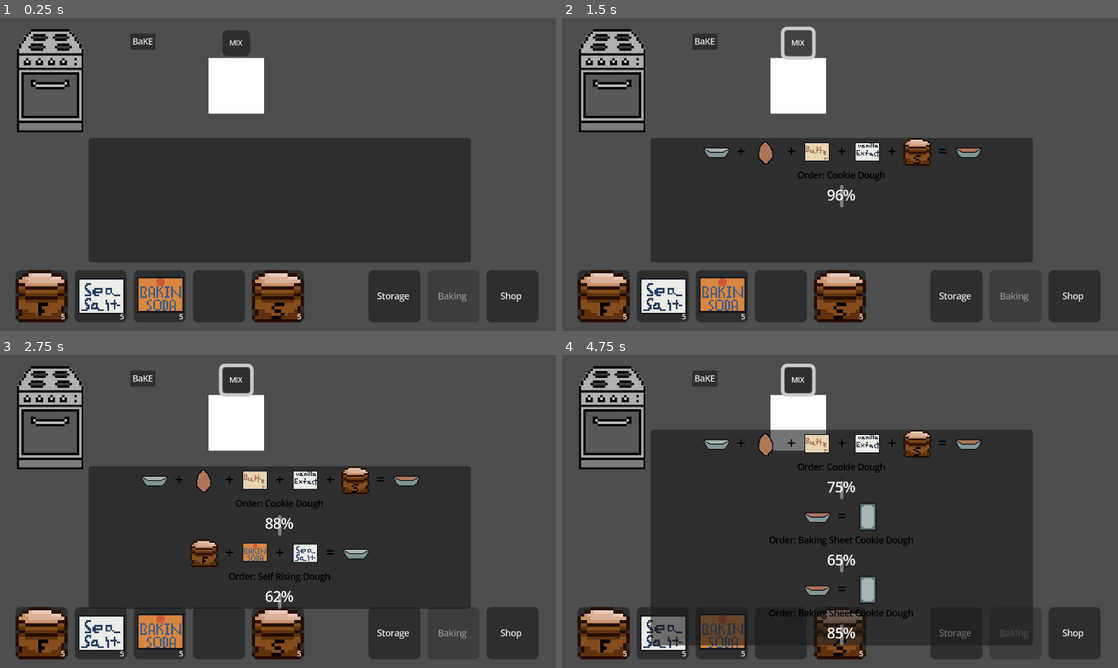
Above: before the commit, frames 1-4 (two rows, left to right).
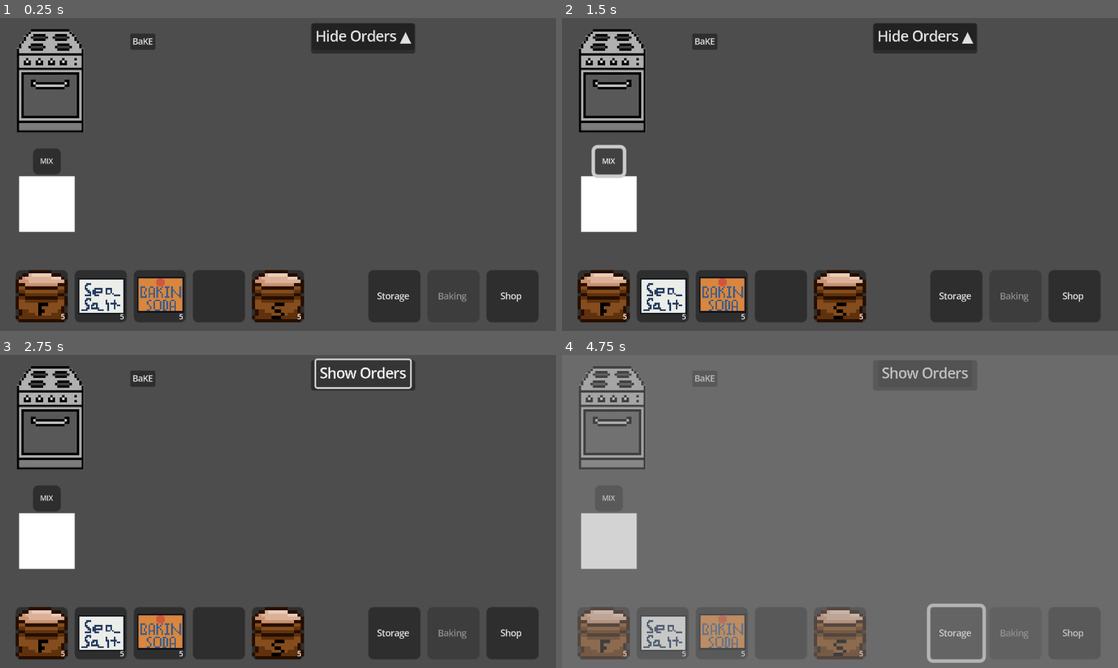
Above: after the commit, the same moments.

Repository: amusci/sweet-treat
Game: Godot game, scene res://Scenes/Areas/bakery_playground.tscn
The game is run twice, just before and just after one commit, with the same random seed, the same clock (stepped at 60 frames per second) and the same inputs.
Inputs (mouse positions are in pixels of both pictures, inside the frame that each line leads up to):
- Up to frame 1 (0.25 s): no input
- Up to frame 2 (1.5 s): click "BaKE" at 0.5 s; click "MIX" at 1.25 s
- Up to frame 3 (2.75 s): click (361, 373) at 2 s, where only the run after the commit has a clickable "Hide Orders ▲"
- Up to frame 4 (4.75 s): click (923, 373) at 2.75 s, where only the run after the commit has a clickable "Show Orders"; click (923, 373) at 3.5 s, where only the run after the commit has a clickable "Hide Orders"; click "Storage" at 4.25 s

The runs differ from the first frame. In frame 1, 33% of the frame differs, in the area x 3-85%, y 1-78%; in frame 2, 33%; in frame 3, 36%; in frame 4, 96%, in the area x 0-100%, y 0-100%.

Commit message:
Toggle Button
Button to Show/Hide the orders

Diff:
--- a/Resources/RecipeResources/InbetweenRecipeResources/baking_sheet_cookie_dough.tres
+++ b/Resources/RecipeResources/InbetweenRecipeResources/baking_sheet_cookie_dough.tres
@@ -18,4 +18,4 @@
 ingredients = Array[ExtResource("1_nityr")]([SubResource("Resource_8dxy4")])
 tool_required = "bakingsheet"
 sell_price = 0.0
-time_to_make = 5.0
+time_to_make = 15.0
--- a/Resources/RecipeResources/InbetweenRecipeResources/self_rising_dough.tres
+++ b/Resources/RecipeResources/InbetweenRecipeResources/self_rising_dough.tres
@@ -28,4 +28,4 @@
 ingredients = Array[ExtResource("2_hupyq")]([SubResource("Resource_6ln8n"), SubResource("Resource_si7ht"), SubResource("Resource_djmpx")])
 tool_required = "mixing"
 sell_price = 0.0
-time_to_make = 2.0
+time_to_make = 10.0
--- a/Scenes/Areas/bakery_playground.tscn
+++ b/Scenes/Areas/bakery_playground.tscn
@@ -23,7 +23,7 @@
 size_flags_vertical = 4
 
 [node name="MixingStation" parent="." instance=ExtResource("3_ff7m2")]
-position = Vector2(136, 39)
+position = Vector2(27, 107)
 
 [node name="SceneButtons" parent="." instance=ExtResource("4_gf4qy")]
 offset_left = 212.0
@@ -32,8 +32,8 @@
 offset_bottom = 175.0
 
 [node name="OrderContainer" parent="." instance=ExtResource("5_0sb6y")]
-offset_left = 51.0
-offset_top = 69.0
-offset_right = 491.0
-offset_bottom = 212.0
+offset_left = 99.0
+offset_top = 3.0
+offset_right = 539.0
+offset_bottom = 146.0
 scale = Vector2(0.5, 0.5)
--- a/Scenes/Orders/Order.tscn
+++ b/Scenes/Orders/Order.tscn
@@ -3,9 +3,15 @@
 [ext_resource type="Script" uid="uid://clbrewwkc1qkf" path="res://Scenes/Orders/order.gd" id="1_0qwn2"]
 
 [node name="Order" type="VBoxContainer"]
-offset_top = 48.0
-offset_right = 300.0
-offset_bottom = 150.0
+anchors_preset = 5
+anchor_left = 0.5
+anchor_right = 0.5
+offset_left = -150.0
+offset_right = 150.0
+offset_bottom = 102.0
+grow_horizontal = 2
+size_flags_horizontal = 4
+size_flags_vertical = 4
 script = ExtResource("1_0qwn2")
 
 [node name="RecipeContainer" type="HBoxContainer" parent="."]
@@ -24,5 +30,5 @@
 
 [node name="ProgressBar" type="ProgressBar" parent="."]
 layout_mode = 2
-size_flags_horizontal = 4
+size_flags_vertical = 6
 fill_mode = 3
--- a/Scenes/Orders/OrderContainer.tscn
+++ b/Scenes/Orders/OrderContainer.tscn
@@ -10,14 +10,18 @@
 anchor_bottom = 1.0
 grow_horizontal = 2
 grow_vertical = 2
+size_flags_horizontal = 4
+size_flags_vertical = 4
 
 [node name="PanelContainer" type="PanelContainer" parent="."]
 layout_mode = 1
-anchors_preset = 15
-anchor_right = 1.0
-anchor_bottom = 1.0
+anchors_preset = 5
+anchor_left = 0.5
+anchor_right = 0.5
+offset_left = -60.0
+offset_right = 60.0
+offset_bottom = 35.0
 grow_horizontal = 2
-grow_vertical = 2
 
 [node name="MarginContainer" type="MarginContainer" parent="PanelContainer"]
 layout_mode = 2
@@ -26,3 +30,13 @@
 layout_mode = 2
 script = ExtResource("2_tuw3p")
 order_scene = ExtResource("1_bvury")
+
+[node name="ToggleButton" type="Button" parent="PanelContainer/MarginContainer/VBoxContainer"]
+layout_mode = 2
+size_flags_horizontal = 4
+text = "Hide Orders ▲"
+
+[node name="OrdersContainer" type="VBoxContainer" parent="PanelContainer/MarginContainer/VBoxContainer"]
+layout_mode = 2
+
+[connection signal="pressed" from="PanelContainer/MarginContainer/VBoxContainer/ToggleButton" to="PanelContainer/MarginContainer/VBoxContainer" method="_on_toggle_button_pressed"]
--- a/Scenes/Orders/order.gd
+++ b/Scenes/Orders/order.gd
@@ -1,8 +1,7 @@
 extends VBoxContainer
 
 ###TODO: Maybe a button the cancel orders you don't want to do?
-######## Needs to show sprite + SPRITE + sPrItE = RECIPE
-######## Need to also show previous inbetween recipes.. no clue how to do this...
+######## Need to also show previous inbetween recipes.. no clue how to ######## do this...
 
 var progress_bar: ProgressBar
 var label: Label
@@ -66,7 +65,6 @@
 	# Show recipe name
 	label.text = "Order: %s" % order_data.recipe.title
 
-
 	progress_bar.max_value = 100.0
 	progress_bar.value = 100.0
 
--- a/Scenes/Orders/order_container.gd
+++ b/Scenes/Orders/order_container.gd
@@ -1,22 +1,52 @@
 extends VBoxContainer
 
-###TODO: Need to make this way more clean
-
+###TODO: UI is hell
 
 @export var order_scene: PackedScene
 
+var toggle_button: Button
+var orders_container: VBoxContainer
+var is_minimized = false
+
 func _ready():
+	# Get references to child nodes
+	toggle_button = get_node("ToggleButton")
+	orders_container = get_node("OrdersContainer")
 	# Connect signals from OrderManager
 	OrderManager.order_added.connect(_on_order_added)
 	OrderManager.order_removed.connect(_on_order_removed)
 
 func _on_order_added(order_data):
-	# Add order to the container
+	# Add order to the orders container (not self)
 	var order_instance = order_scene.instantiate()
 	order_instance.setup(order_data) # Set up the order
-	add_child(order_instance)
+	orders_container.add_child(order_instance)  # Add to orders_container instead of self
 
 func _on_order_removed(order_node):
 	# Remove order from the container
-	if order_node.get_parent() == self: # If the container is the parent to the order
+	if order_node.get_parent() == orders_container:  # Check if orders_container is the parent
 		order_node.queue_free()
+
+func _on_toggle_button_pressed():
+	if is_minimized:
+		maximize_orders()
+	else:
+		minimize_orders()
+
+func minimize_orders():
+	if orders_container:
+		# Hide all orders
+		orders_container.visible = false
+		# Update button text
+		if toggle_button:
+			toggle_button.text = "Show Orders"
+		is_minimized = true
+
+func maximize_orders():
+	if orders_container:
+		# Show all orders
+		orders_container.visible = true
+		# Update button text
+		if toggle_button:
+			toggle_button.text = "Hide Orders"
+		is_minimized = false
--- a/Scripts/Singleton/OrderManager.gd
+++ b/Scripts/Singleton/OrderManager.gd
@@ -6,7 +6,7 @@
 var available_recipes: Array = []
 var active_orders: Array = []
 @export var max_orders := 3
-@export var spawn_interval := 1.0
+@export var spawn_interval := 5.0
 var spawn_timer := 0.0
 
 signal order_added(order_data)
